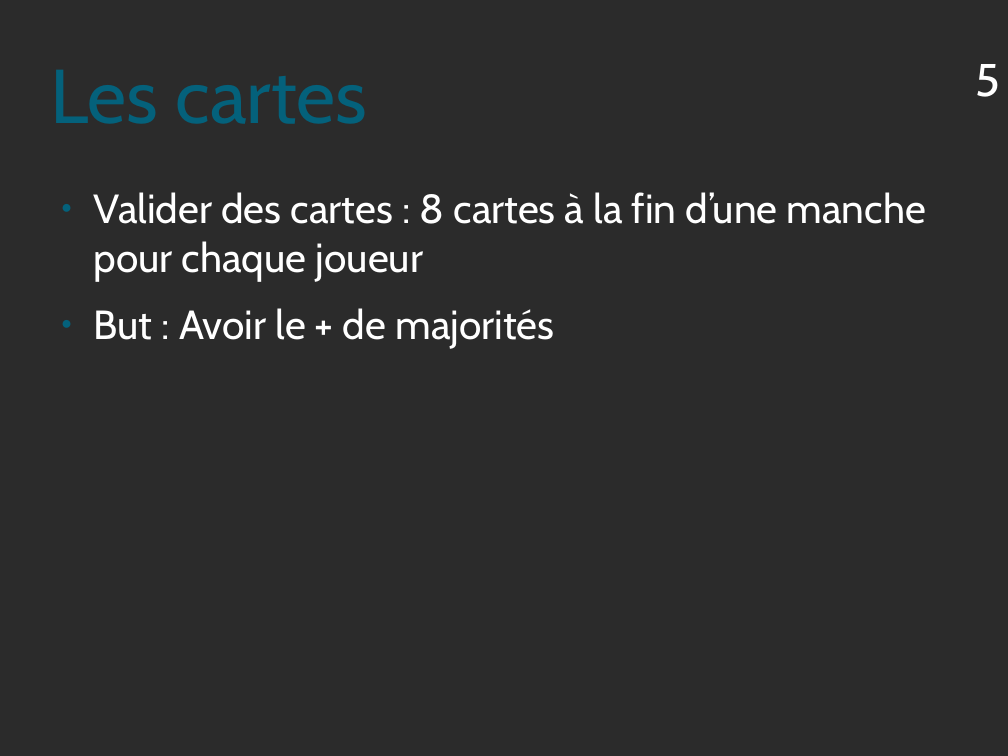
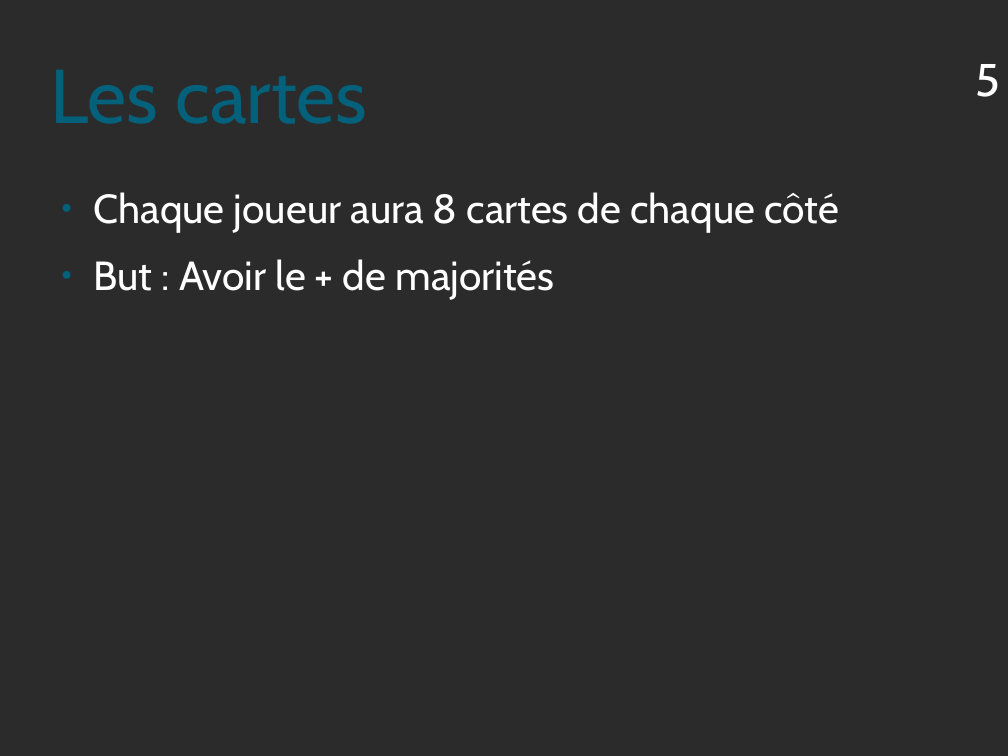
Before and after one commit to Triw-12/hanamikoji_solve, a slide deck: slide 5 of diaporama/Règles.odp. Drawn at 1008x756 pixels with LibreOffice and Linux fonts; fonts in the diff are those of the drawing; background and template pictures are left out; a plain dark background stands for a picture behind light text. Boxes give left, top, right and bottom in pixels: in the first picture for what was removed or moved away, otherwise in the second. Text is boxed around its words. In the diff, an @@ line names an element or a change of style, - is before the commit and + after.

```diff
--- a/diaporama/Règles.odp
+++ b/diaporama/Règles.odp
@@ text at box(93, 192, 839, 232): text changed @@
-● Valider des cartes : 8 cartes à la fin d’une manche pour chaque joueur
+● Chaque joueur aura 8 cartes de chaque côté
```
Also in this commit, not shown: 16 other slides changed, 3 slides added, 2 slides removed, 2 other files.
